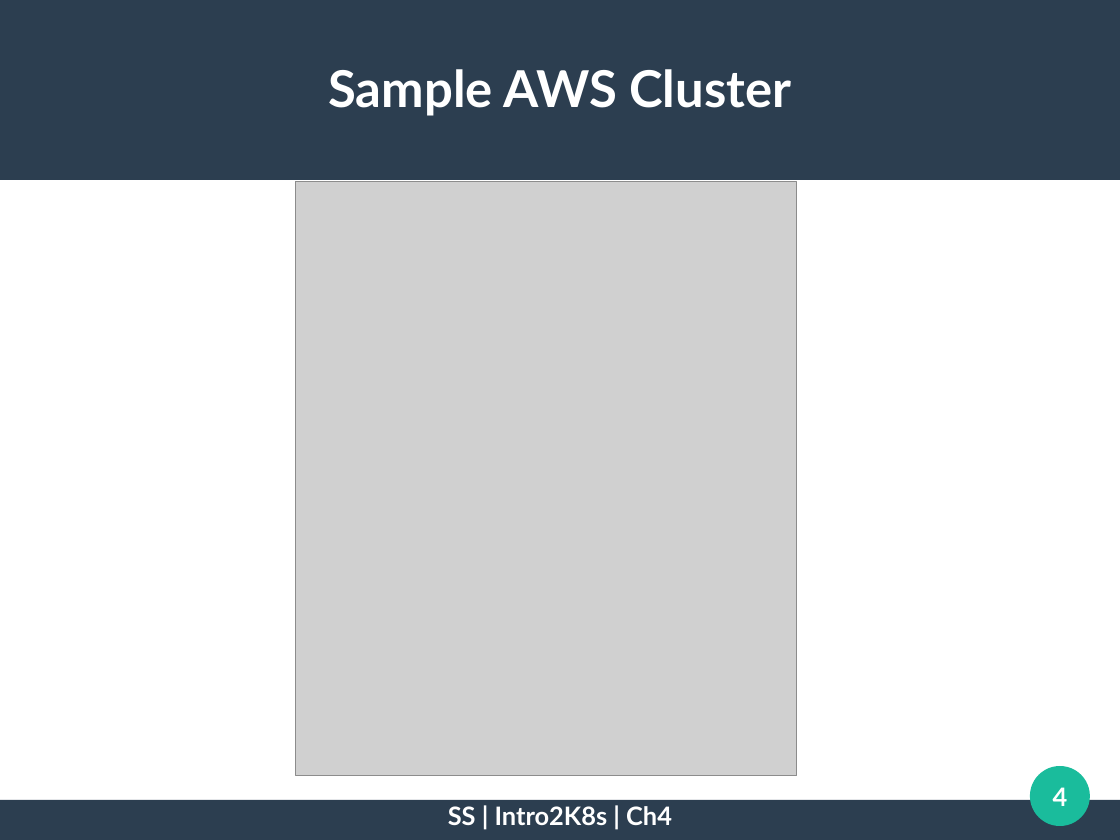
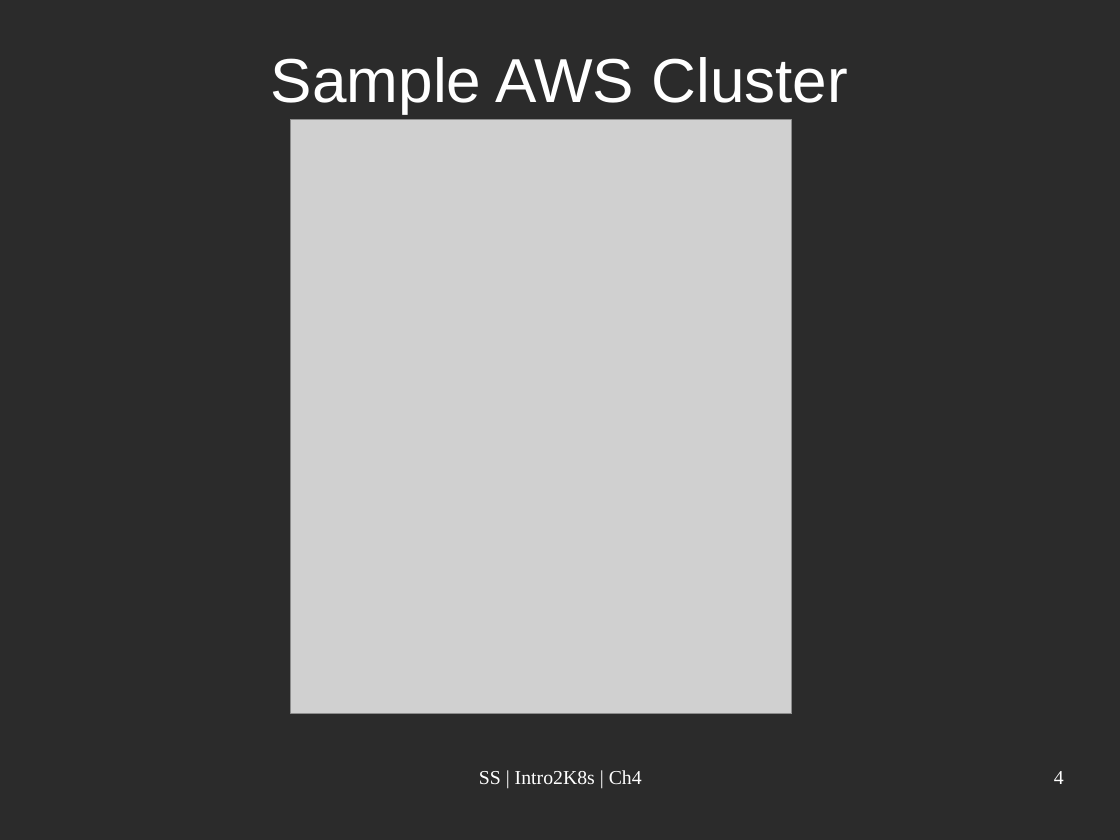
Before and after one commit to sufisalman/intro2k8s, a slide deck: slide 4 of chapter4/concepts/concepts4.odp. Drawn at 1120x840 pixels with LibreOffice and Linux fonts; fonts in the diff are those of the drawing; grey boxes stand for pictures; background and template pictures are left out; a plain dark background stands for a picture behind light text. Boxes give left, top, right and bottom in pixels: in the first picture for what was removed or moved away, otherwise in the second. Text is boxed around its words. In the diff, an @@ line names an element or a change of style, - is before the commit and + after.

```diff
--- a/chapter4/concepts/concepts4.odp
+++ b/chapter4/concepts/concepts4.odp
@@ background #FFFFFF to picture (left out) @@
@@ rectangle removed at <box>0,0,1120,180</box> @@
@@ title "Sample AWS Cluster": place and size @@
-title "Sample AWS Cluster" at <box>328,69,791,116</box>
+title "Sample AWS Cluster" at <box>271,57,848,114</box>
@@ title "Sample AWS Cluster" at <box>271,57,848,114</box>: size 36 to 44 pt, font Lato to Arial, bold off @@
@@ picture: place and size @@
-picture at <box>296,182,797,776</box>
+picture at <box>291,120,792,714</box>
@@ text "SS | Intro2K8s | Ch4": place and size @@
-text "SS | Intro2K8s | Ch4" at <box>448,806,672,825</box>
+text "SS | Intro2K8s | Ch4" at <box>479,770,642,784</box>
@@ text "SS | Intro2K8s | Ch4" at <box>479,770,642,784</box>: size 18 to 14 pt, font Lato to Times New Roman, bold off @@
@@ page number: place and size @@
-page number at <box>1053,787,1068,806</box>
+page number at <box>1054,771,1064,784</box>
@@ page number at <box>1054,771,1064,784</box>: size 18 to 14 pt, font Lato to Times New Roman, bold off; alignment centre to right; vertical alignment middle to top @@
@@ ellipse removed at <box>1031,766,1091,826</box> @@
@@ rectangle removed at <box>0,800,1120,839</box> @@
```
Also in this commit, not shown: 3 other slides changed, 1 slide added, 1 slide removed, 7 other files.
